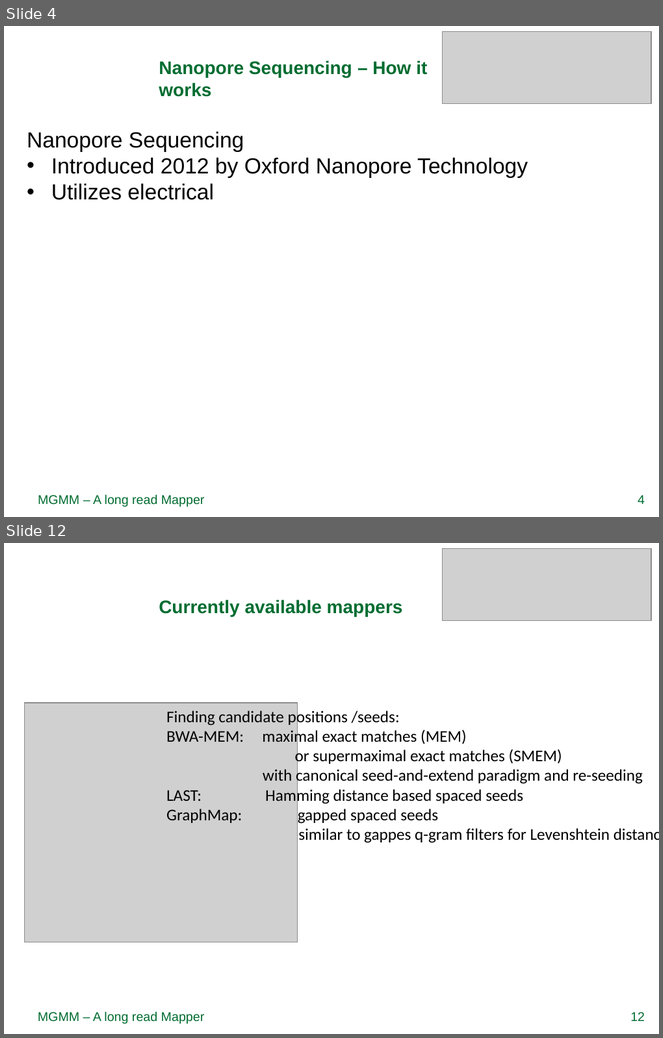
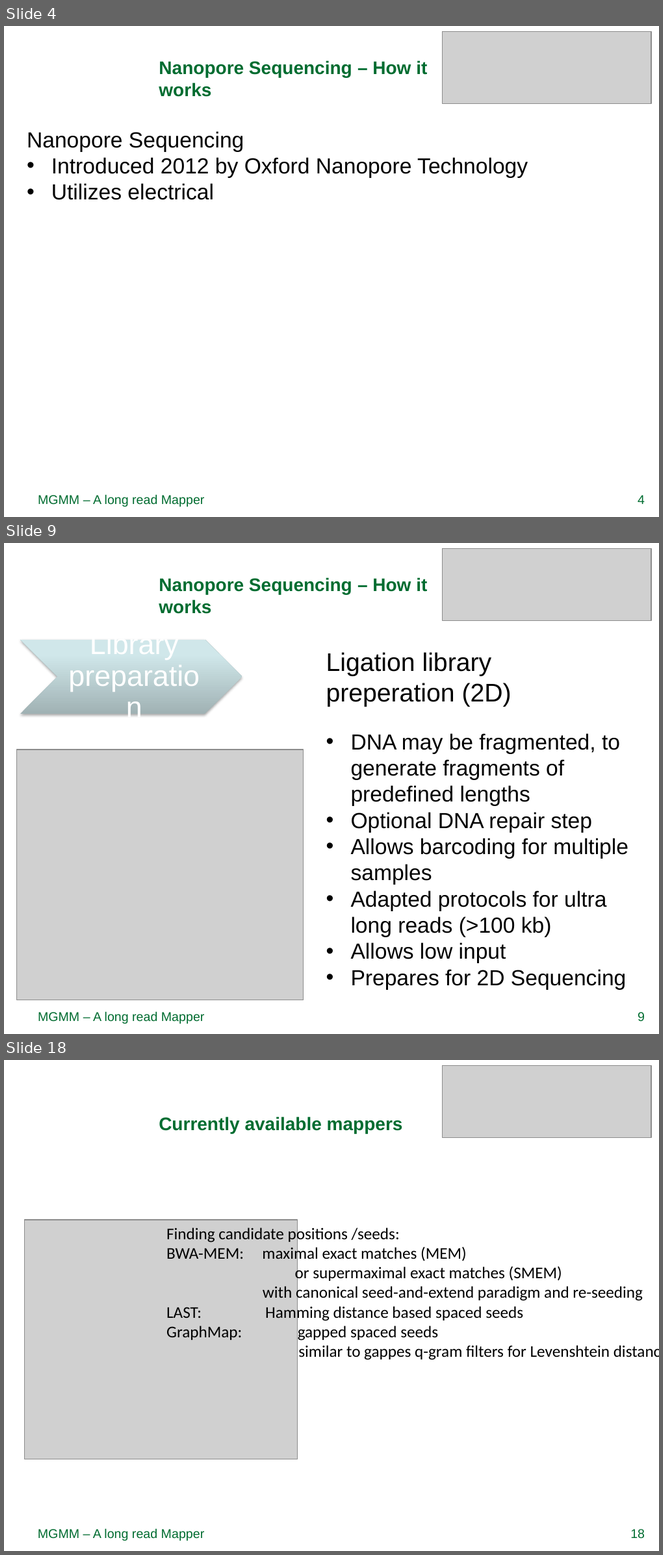
Before and after one commit to rfechtner/minions, a slide deck: Präsentation.pptx. Shown one above the other, each under a label of ours: slides 4 and 12 before the commit, slides 4, 9 and 18 after it; the slides between them are not shown. The pictures are 663x1038 and 663x1555 pixels, drawn with LibreOffice and Linux fonts; fonts in the diff are those of the drawing; grey boxes stand for pictures; background and template pictures are left out. Boxes give left, top, right and bottom in pixels: in the first picture for what was removed or moved away, otherwise in the second. Text is boxed around its words. In the diff, an @@ line names an element or a change of style, - is before the commit and + after.

```diff
--- a/Präsentation.pptx
+++ b/Präsentation.pptx
@@ slide 9 added at (4, 543, 659, 1034), background picture (left out) @@
@@ picture added at (442, 548, 651, 621) @@
@@ title added at (159, 577, 427, 614), 20 pt, text #006C30, bold @@
+Nanopore Sequencing – How it works
@@ text added at (326, 652, 512, 707), 28 pt, text #000000 @@
+Ligation library preperation (2D)
@@ group added at (20, 639, 588, 713): 3 texts, 1 chevron @@
+Library preparation
+Nanopore sequencing
+Analysis
@@ text added at (351, 733, 629, 990), 24 pt, text #000000 @@
+• DNA may be fragmented, to generate fragments of predefined lengths
+• Optional DNA repair step
+• Allows barcoding for multiple samples
+• Adapted protocols for ultra long reads (>100 kb)
+• Allows low input
+• Prepares for 2D Sequencing
@@ picture added at (17, 750, 304, 1001) @@
@@ text added at (38, 1012, 205, 1024), 14 pt, text #006C30 @@
+MGMM – A long read Mapper
@@ page number added at (638, 1012, 645, 1022), 14 pt, text #006C30 @@
+9
@@ what was slide 12 is now slide 18 @@
@@ page number at (631, 1529, 645, 1539): text changed @@
-12
+18
```
Also in this commit, not shown: 8 slides changed, 6 other slides added, 1 slide removed.
